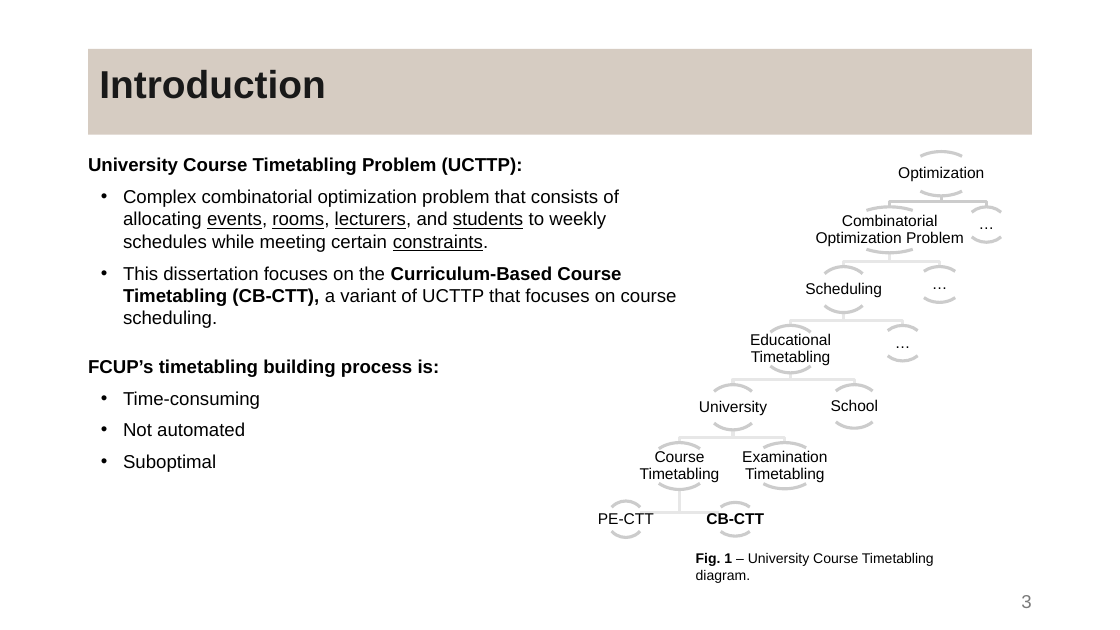
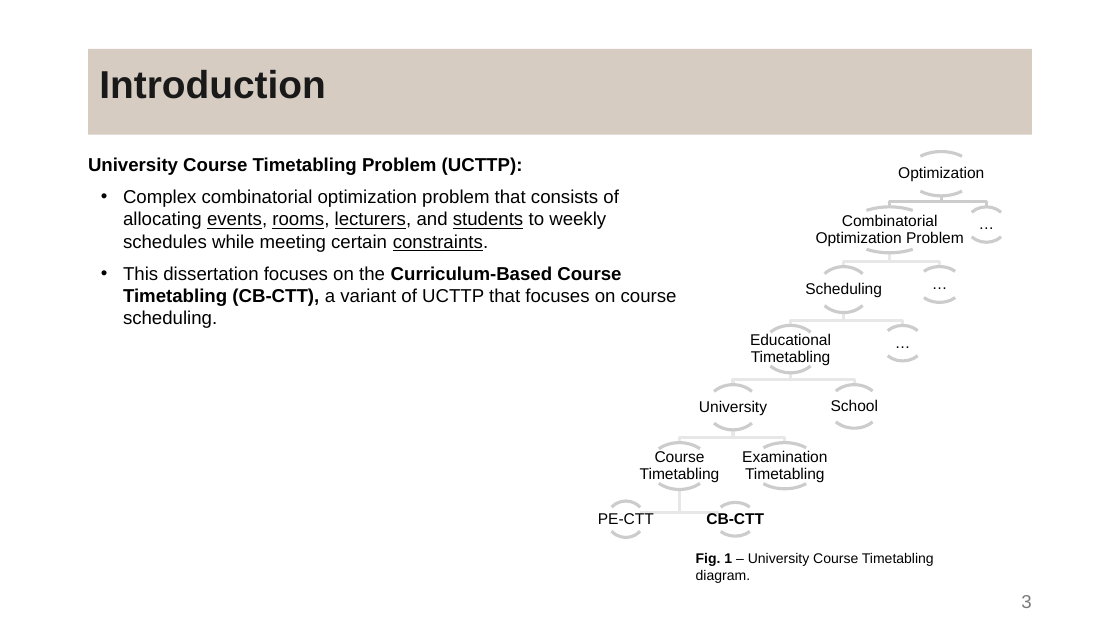
Before and after one commit to DanielaTomas/FCUP-SCHEDULE, a slide deck: slide 3 of Docs/Presentation.pptx. Drawn at 1120x630 pixels with LibreOffice and Linux fonts; fonts in the diff are those of the drawing. Boxes give left, top, right and bottom in pixels: in the first picture for what was removed or moved away, otherwise in the second. Text is boxed around its words. In the diff, an @@ line names an element or a change of style, - is before the commit and + after.

```diff
--- a/Docs/Presentation.pptx
+++ b/Docs/Presentation.pptx
@@ text at [88, 359, 440, 472]: paragraphs removed @@
-      FCUP’s timetabling building process is:
-      • Time-consuming
-      • Not automated
-      • Suboptimal
```
Also in this commit, not shown: 35 other files.
